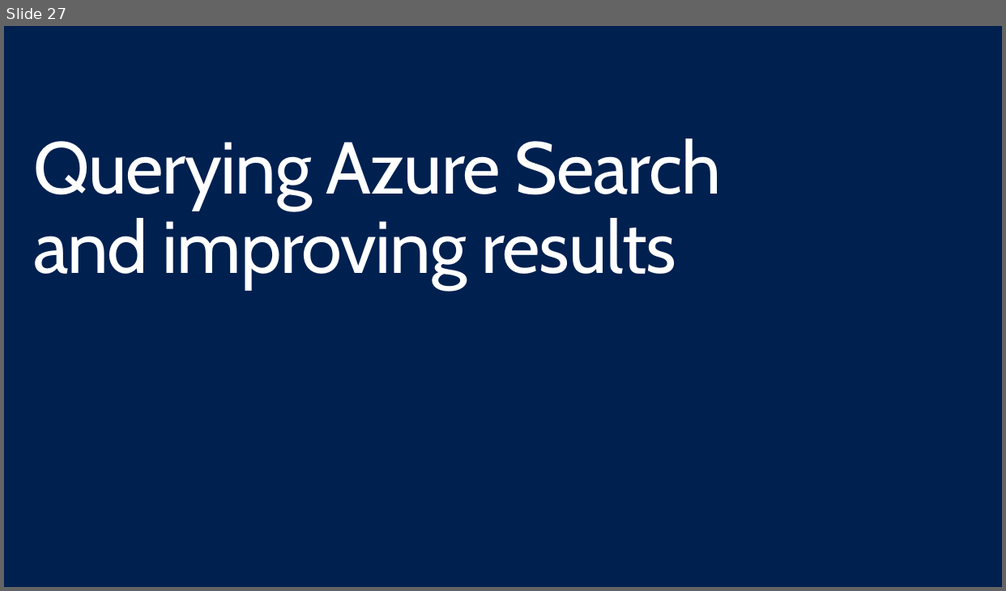
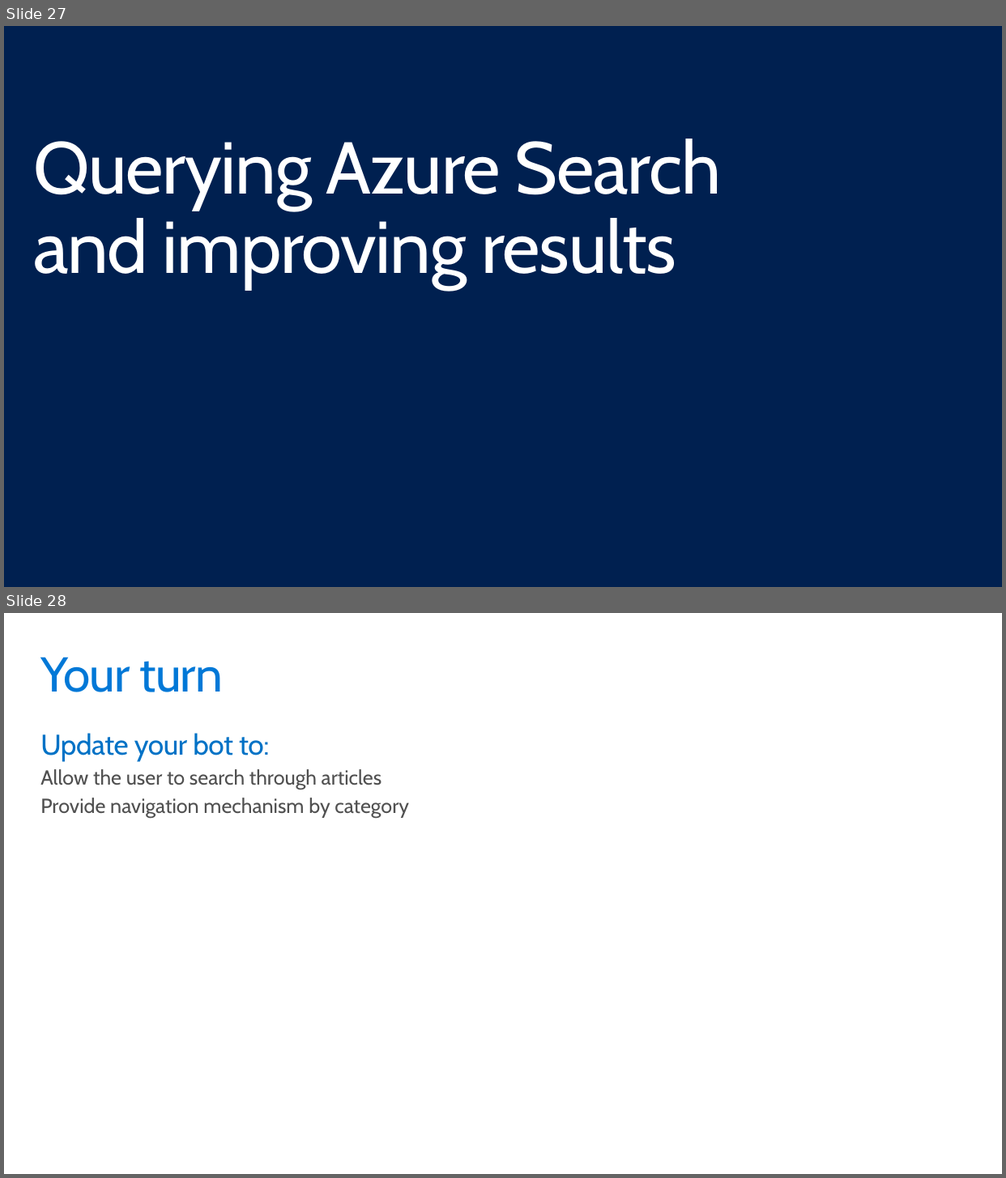
Before and after one commit to GeekTrainer/help-desk-bot-lab, a slide deck: Slides/4 - Knowledge base and Azure Search.pptx. Shown one above the other, each under a label of ours: slide 27 before the commit, slides 27 and 28 after it. The pictures are 1006x591 and 1006x1178 pixels, drawn with LibreOffice and Linux fonts; fonts in the diff are those of the drawing. Boxes give left, top, right and bottom in pixels: in the first picture for what was removed or moved away, otherwise in the second. Text is boxed around its words. In the diff, an @@ line names an element or a change of style, - is before the commit and + after.

```diff
--- a/Slides/4 - Knowledge base and Azure Search.pptx
+++ b/Slides/4 - Knowledge base and Azure Search.pptx
@@ slide 28 added at box(4, 613, 1002, 1174), background #FFFFFF @@
@@ title added at box(40, 657, 223, 692), 48 pt, text #0078D7 @@
+Your turn
@@ text added at box(40, 733, 409, 818), 20 pt, text #505050 @@
+Update your bot to:
+  Allow the user to search through articles
+  Provide navigation mechanism by category
```
Also in this commit, not shown: 3 other files.
